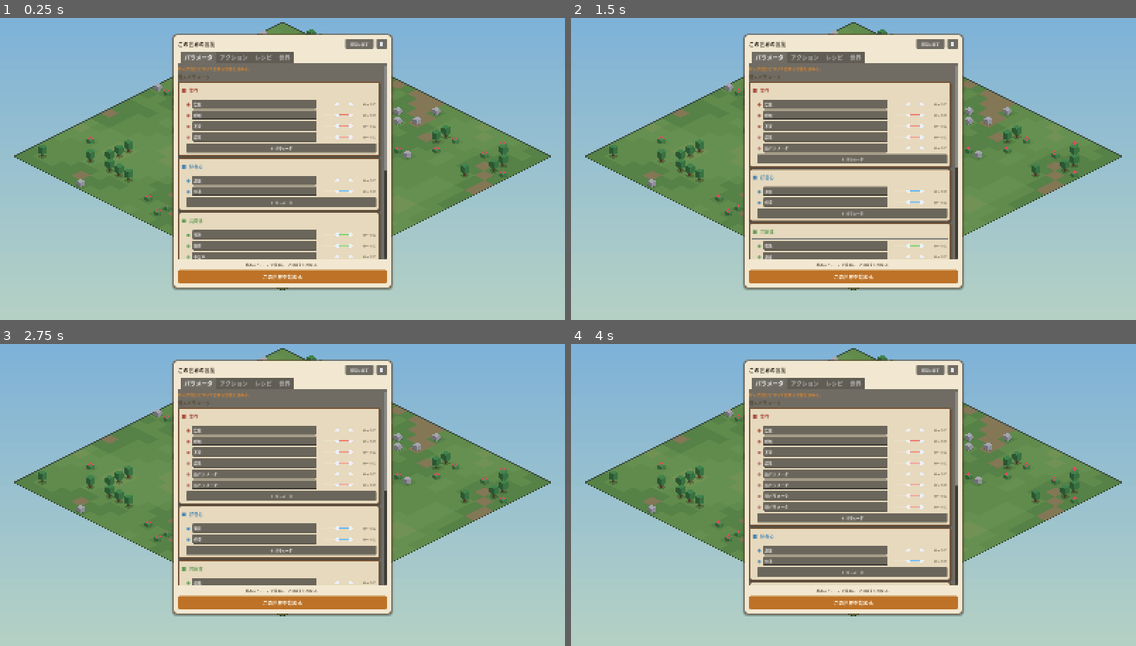
Above: before the commit, frames 1-4 (two rows, left to right).
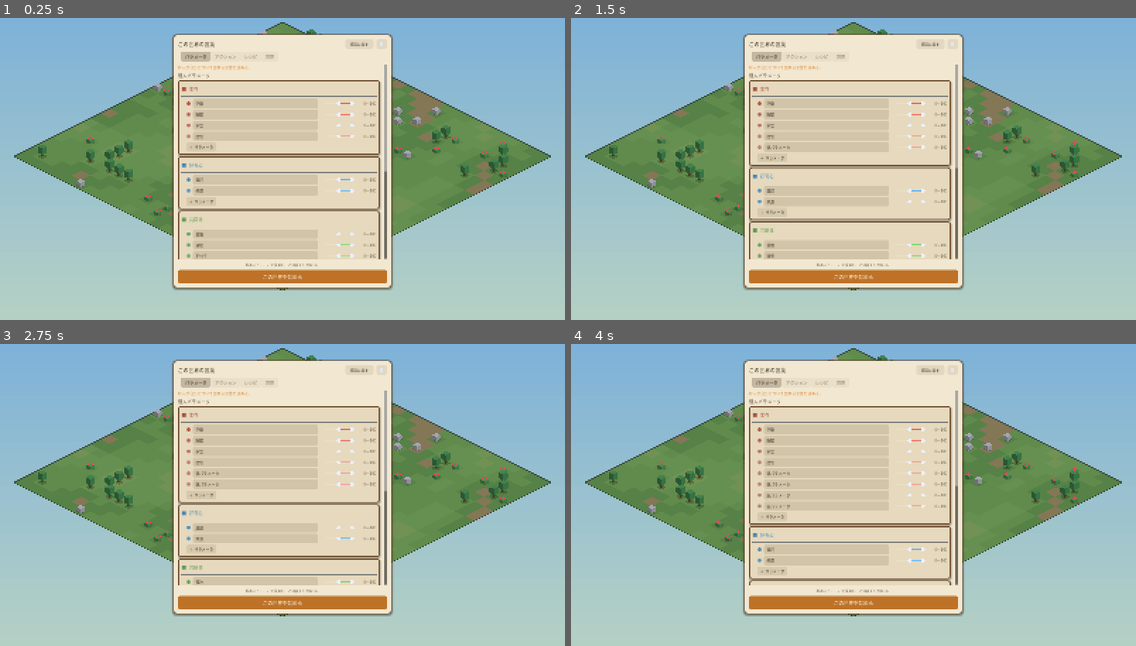
Above: after the commit, the same moments.

Repository: asterisk-cn/world-simulator
Game: Godot game, scene res://scenes/main.tscn
Same seed, same stepped clock (60 frames per second), same inputs: the game is played once before the commit and once after it.
Inputs:
- Up to frame 1 (0.25 s): no input
- Up to frame 2 (1.5 s): click "既定に戻す" at 0.5 s; click "＋ パラメータ" at 1.25 s
- Up to frame 3 (2.75 s): click "＋ パラメータ" at 2 s
- Up to frame 4 (4 s): click "＋ パラメータ" at 2.75 s; click "＋ パラメータ" at 3.5 s

The runs differ from the first frame. In frame 1, 15% of the frame differs, in the area x 31-69%, y 7-87%; in frame 2, 15%; in frame 3, 15%; in frame 4, 16%.

Commit message:
テーマがパネルに届いていなかったのを修正し、行の形を揃える
設定画面だけ地色が暗く不揃いだったのは、Window に置いたテーマが
CanvasLayer の中の Control へ伝わっていなかったため。
パネルの地だけ紙になり、ボタン・入力欄・タブは既定の暗色のままだった。

- テーマを SimConfig に持たせ、各パネルに直接あてる
- パラメータ行の名前欄に下限幅を与え、スライダー幅を固定して右端を揃える
- 「＋ なにか」を幅いっぱいの帯から、控えめな追加ボタンへ

Co-Authored-By: Claude Opus 5 <noreply@anthropic.com>

Diff:
--- a/scripts/autoload/sim_config.gd
+++ b/scripts/autoload/sim_config.gd
@@ -22,6 +22,10 @@
 ## 日本語表示用フォント（main が起動時にセットする）
 var ui_font: Font = null
 
+## UI全体の見た目。CanvasLayer は Control ではないので Window のテーマが伝わらず、
+## 各パネルに直接あてる必要がある。
+var ui_theme: Theme = null
+
 
 func _ready() -> void:
 	for k in PARAM_DEF:
--- a/scripts/main.gd
+++ b/scripts/main.gd
@@ -96,7 +96,8 @@
 	sf.allow_system_fallback = true
 	SimConfig.ui_font = sf
 
-	get_window().theme = UIKit.build_theme(sf)
+	SimConfig.ui_theme = UIKit.build_theme(sf)
+	get_window().theme = SimConfig.ui_theme
 
 
 func _spawn_villagers() -> void:
@@ -187,6 +188,11 @@
 	rules.started.connect(_start_world)
 	rules.closed.connect(hud.close_panels)
 
+	# CanvasLayer は Control ではないのでテーマが伝わらない。各パネルに直接あてる。
+	for c in hud.get_children():
+		if c is Control:
+			(c as Control).theme = SimConfig.ui_theme
+
 
 func _process(_delta: float) -> void:
 	# 夜は「暗い昼」ではなく色を青紫へ寄せる。暗くしすぎると角丸ブロックの色が濁る
--- a/scripts/ui/rules_panel.gd
+++ b/scripts/ui/rules_panel.gd
@@ -161,7 +161,7 @@
 			_build_category(sc, String(cat))
 
 		if editable:
-			UIKit.button(_param_box, "＋ カテゴリを追加", _add_category.bind(sc), 10)
+			UIKit.add_button(_param_box, "＋ カテゴリを追加", _add_category.bind(sc))
 		UIKit.spacer(_param_box, 10)
 
 
@@ -201,7 +201,7 @@
 		_build_param(inner, d)
 
 	if editable:
-		UIKit.button(inner, "＋ パラメータ", _add_param.bind(scope, cat), 10)
+		UIKit.add_button(inner, "＋ パラメータ", _add_param.bind(scope, cat))
 
 
 ## 見出し用の、枠を消した入力欄
@@ -245,7 +245,7 @@
 	le.text = String(def["label"])
 	le.add_theme_font_size_override("font_size", 11)
 	le.size_flags_horizontal = Control.SIZE_EXPAND_FILL
-	le.custom_minimum_size = Vector2(70, UIKit.ROW_H)
+	le.custom_minimum_size = Vector2(96, UIKit.ROW_H)
 	row.add_child(le)
 	le.text_changed.connect(_set_label.bind(def))
 
@@ -361,7 +361,7 @@
 
 	if editable:
 		UIKit.spacer(_action_box, 4)
-		UIKit.button(_action_box, "＋ アクションを追加", _add_action)
+		UIKit.add_button(_action_box, "＋ アクションを追加", _add_action)
 	UIKit.spacer(_action_box, 10)
 
 
@@ -498,7 +498,7 @@
 
 	if editable:
 		UIKit.spacer(_recipe_box, 4)
-		UIKit.button(_recipe_box, "＋ レシピを追加", _add_recipe)
+		UIKit.add_button(_recipe_box, "＋ レシピを追加", _add_recipe)
 	UIKit.spacer(_recipe_box, 10)
 
 
--- a/scripts/ui/ui_kit.gd
+++ b/scripts/ui/ui_kit.gd
@@ -208,6 +208,16 @@
 	b.custom_minimum_size = Vector2(0, ROW_H)
 	parent.add_child(b)
 	b.pressed.connect(on_press)
+	return b
+
+
+## 「＋ なにか」の控えめな追加ボタン。幅いっぱいに伸ばさない。
+static func add_button(parent: Node, text: String, on_press: Callable) -> Button:
+	var row := HBoxContainer.new()
+	parent.add_child(row)
+	var b := button(row, text, on_press, 11)
+	b.custom_minimum_size = Vector2(0, ROW_H - 3)
+	b.size_flags_horizontal = Control.SIZE_SHRINK_BEGIN
 	return b
 
 
@@ -397,12 +407,12 @@
 	row.add_child(nm)
 
 	var rs := RangeSlider.new()
-	rs.size_flags_horizontal = Control.SIZE_EXPAND_FILL
+	rs.custom_minimum_size = Vector2(112, ROW_H)
 	row.add_child(rs)
 	rs.setup(vmin, vmax, lo, hi, step, col)
 
 	var val := label("%d〜%d" % [int(lo), int(hi)], 11, TEXT_DIM)
-	val.custom_minimum_size = Vector2(60, 0)
+	val.custom_minimum_size = Vector2(56, 0)
 	val.horizontal_alignment = HORIZONTAL_ALIGNMENT_RIGHT
 	row.add_child(val)
 
Not shown, changed: DESIGN.md
